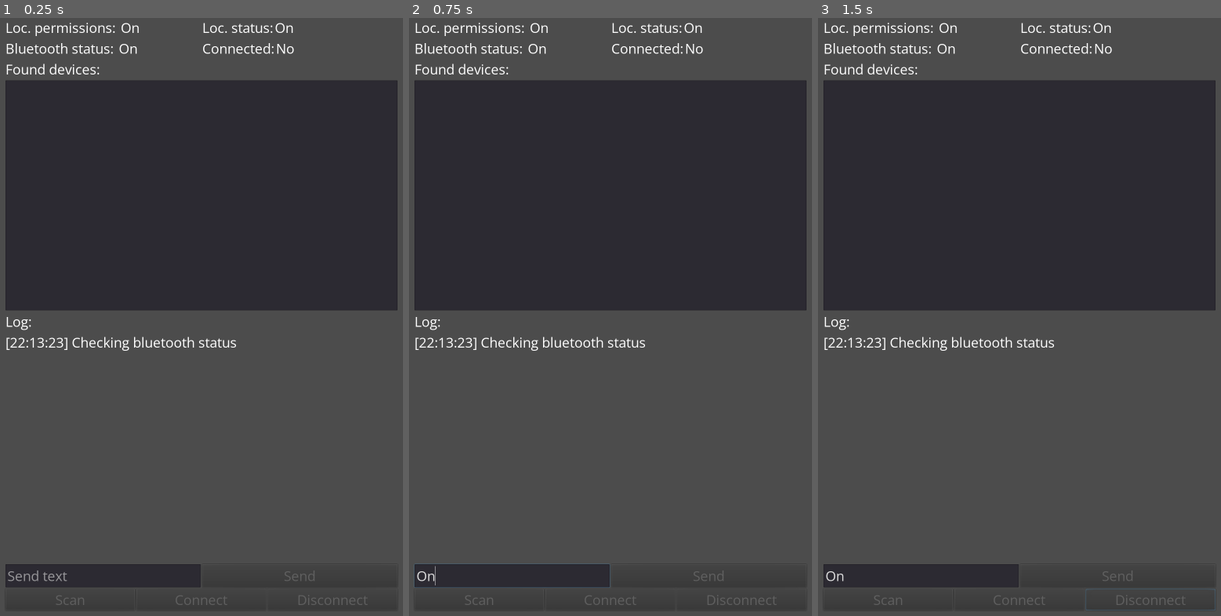
Above: before the commit, frames 1-3 (left to right).
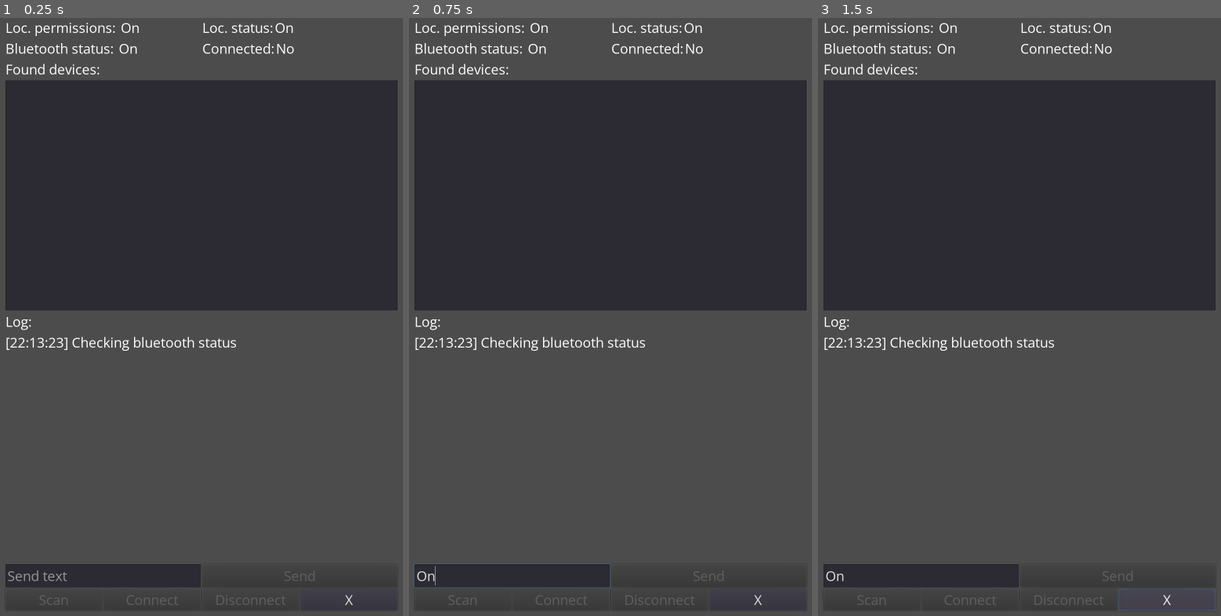
Above: after the commit, the same moments.

Repository: pablojimenezmateo/GodotAndroidBluetoothDemo
Game: Godot game, scene res://MainScene.tscn
The game is run twice, just before and just after one commit, with the same random seed, the same clock (stepped at 60 frames per second) and the same inputs.
Inputs (mouse positions are in pixels of both pictures, inside the frame that each line leads up to):
- Up to frame 1 (0.25 s): no input
- Up to frame 2 (0.75 s): click (513, 574) at 0.52 s; type "On" at 0.6 s
- Up to frame 3 (1.5 s): click (1168, 598) at 1.25 s, where only the run after the commit has a clickable "X"

The runs differ from the first frame. In frame 1, 0.2% of the frame differs, in the area x 9-92%, y 96-99%; in frame 2, 0.2%; in frame 3, 0.2%, in the area x 9-92%, y 95-100%.
Error in both runs: Invalid call. Nonexistent function 'bluetoothStatus' in base 'Nil'. (res://MainScene.gd:133)

Commit message:
feat(all): Cleaning and writing documentation

Diff:
--- a/MainScene.gd
+++ b/MainScene.gd
@@ -285,3 +285,7 @@
 
 		send_button.disabled = false
 		disconnect_button.disabled = false
+
+
+func _on_Button_button_up():
+	GodotBluetooth344.askToEnableBluetooth()
--- a/MainScene.tscn
+++ b/MainScene.tscn
@@ -176,27 +176,35 @@
 size_flags_horizontal = 3
 
 [node name="ScanButton" type="Button" parent="VBoxContainer/TextAndButtons/Buttons"]
-margin_right = 330.0
+margin_right = 247.0
 margin_bottom = 55.0
 size_flags_horizontal = 3
 text = "Scan"
 
 [node name="ConnectButton" type="Button" parent="VBoxContainer/TextAndButtons/Buttons"]
-margin_left = 334.0
-margin_right = 665.0
+margin_left = 251.0
+margin_right = 498.0
 margin_bottom = 55.0
 size_flags_horizontal = 3
 text = "Connect"
 
 [node name="DisconnectButton" type="Button" parent="VBoxContainer/TextAndButtons/Buttons"]
-margin_left = 669.0
-margin_right = 1000.0
+margin_left = 502.0
+margin_right = 749.0
 margin_bottom = 55.0
 size_flags_horizontal = 3
 text = "Disconnect"
+
+[node name="Button" type="Button" parent="VBoxContainer/TextAndButtons/Buttons"]
+margin_left = 753.0
+margin_right = 1000.0
+margin_bottom = 55.0
+size_flags_horizontal = 3
+text = "X"
 
 [connection signal="item_selected" from="VBoxContainer/Devices/FoundDevicesList" to="." method="_on_FoundDevicesList_item_selected"]
 [connection signal="button_up" from="VBoxContainer/TextAndButtons/HBoxContainer/SendTextButton" to="." method="_on_SendTextButton_button_up"]
 [connection signal="button_up" from="VBoxContainer/TextAndButtons/Buttons/ScanButton" to="." method="_on_scanButton_button_up"]
 [connection signal="button_up" from="VBoxContainer/TextAndButtons/Buttons/ConnectButton" to="." method="_on_ConnectButton_button_up"]
 [connection signal="button_up" from="VBoxContainer/TextAndButtons/Buttons/DisconnectButton" to="." method="_on_DisconnectButton_button_up"]
+[connection signal="button_up" from="VBoxContainer/TextAndButtons/Buttons/Button" to="." method="_on_Button_button_up"]
Not shown, changed: android/plugins/GodotBluetooth344-debug.aar
